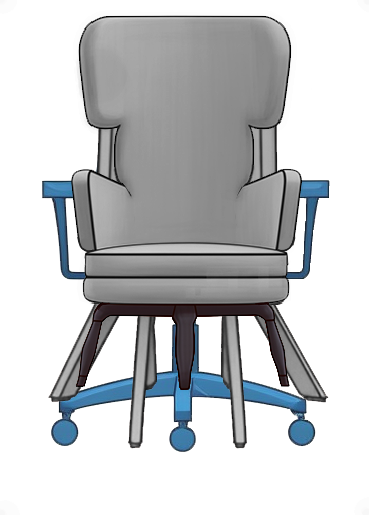
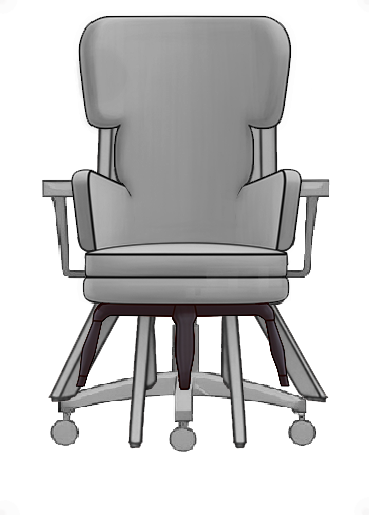
Revision of a layered (369, 515) image; what changed, layer by layer:
painted on "Office_Top" over [42, 158, 330, 452]
painted on "Office_Mid" over [42, 158, 330, 452]
painted on "Office_Hands" over [42, 158, 330, 452]
painted on "Office_Bottom" over [42, 158, 330, 452]
